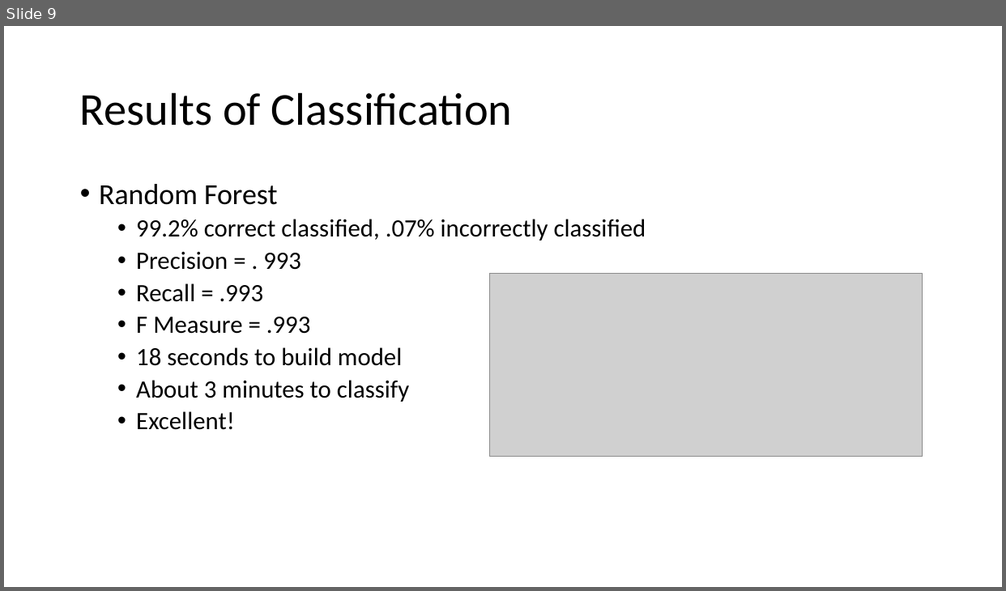
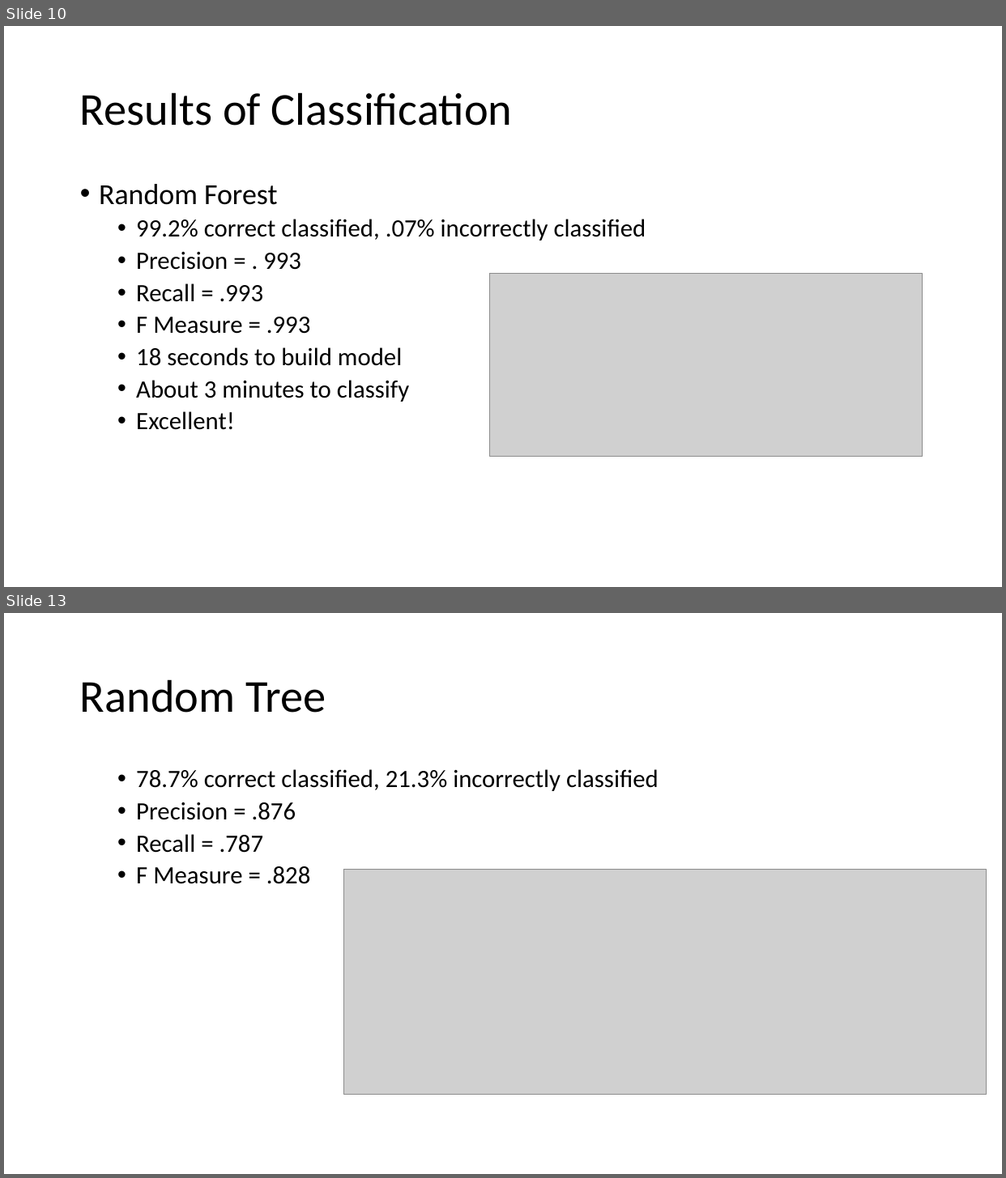
Before and after one commit to ndarwich/Crash-Analysis, a slide deck: Slides/WekaSlides.pptx. Shown one above the other, each under a label of ours: slide 9 before the commit, slides 10 and 13 after it; the slides between them are not shown. The pictures are 1006x591 and 1006x1178 pixels, drawn with LibreOffice and Linux fonts; fonts in the diff are those of the drawing; grey boxes stand for pictures. Boxes give left, top, right and bottom in pixels: in the first picture for what was removed or moved away, otherwise in the second. Text is boxed around its words. In the diff, an @@ line names an element or a change of style, - is before the commit and + after.

```diff
--- a/Slides/WekaSlides.pptx
+++ b/Slides/WekaSlides.pptx
@@ slide 13 added at bbox=[4, 613, 1002, 1174], background #FFFFFF @@
@@ title added at bbox=[80, 679, 326, 713], 44 pt, text #000000 @@
+Random Tree
@@ text added at bbox=[136, 769, 658, 884], 24 pt, text #000000 @@
+  • 78.7% correct classified, 21.3% incorrectly classified
+  • Precision = .876
+  • Recall = .787
+  • F Measure = .828
@@ picture added at bbox=[344, 870, 987, 1095] @@
@@ what was slide 9 is now slide 10 @@
```
Also in this commit, not shown: 2 slides changed, 6 other slides added.
